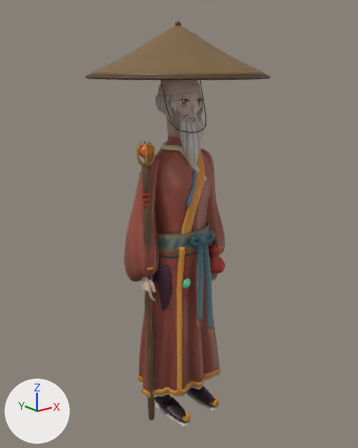
A saved change to the glTF model assets/characters/fire_sage.glb.
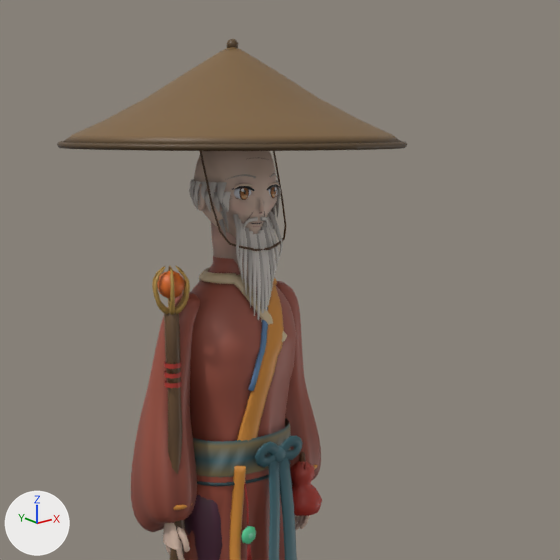
Each version is shown whole from a 50 mm camera at (-1.551, -1.936, 1.864) aimed at (0.012, 0.019, 1.082), then close up on the part from 15% to 98% of the width and 0% to 66% of the height. Every picture has the same lights, and +X, +Y and +Z are marked at lower left. The older version's two pictures come first. Vertices at exactly the same position are counted once.

In view in the first close-up: 'body'.
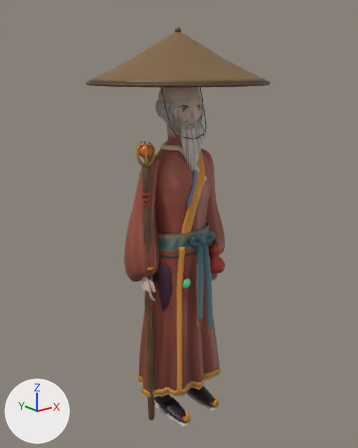
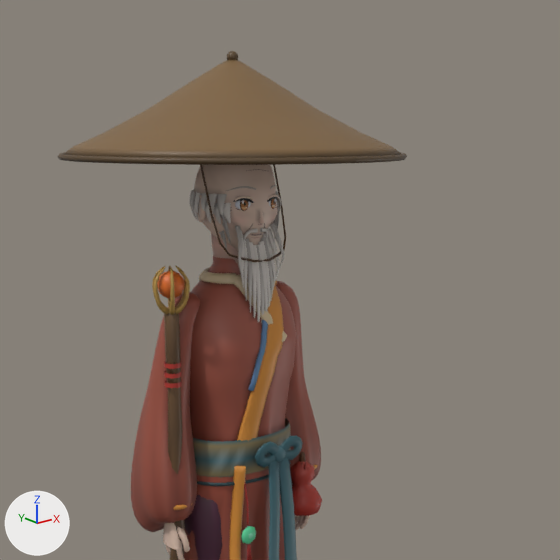
Edits to the bpy script that builds the scene:
```text
Change me_body:
    used by ob_body; location = (0.0, 0.0, 0.0)
    remove me_body.from_pydata(...)  # 18649 vertices, 35604 faces; spans x -0.44..0.44, y -0.43..0.45, z 0.0..2.08
    add me_body.from_pydata(...)  # 18650 vertices, 35606 faces; spans x -0.44..0.44, y -0.43..0.45, z 0.0..2.05
    me_body part 1: the loose piece of 282 vertices spanning x -0.43..0.43, y -0.42..0.44, z 1.83..2.06 is moved by (0.0, 0.0, -0.03)
    me_body part 2: the loose piece of 205 vertices spanning x -0.44..0.44, y -0.43..0.45, z 1.82..1.83 is moved by (0.0, 0.0, -0.03)
    me_body part 3: 15 loose pieces with 900 vertices, spanning x -0.09..0.09, y -0.11..-0.06, z 1.64..1.8, are deleted
    me_body part 4: 1260 vertices moved within x -0.28..0.28, y -0.17..0.13, z 0.02..1.77; 4884 vertices removed from x -0.12..0.12, y -0.12..0.13, z 1.34..2.08; 5443 vertices added at x -0.12..0.12, y -0.12..0.13, z 1.32..2.04
    other edits to the shape of me_body do not show in these pictures
```

Boxes [x1, y1, x2, y2] around the edits, measured in the close-ups (560 x 560 px; the box of a moved part takes in the faces that stretch with it):
'body', reshaped
    before: [57, 39, 408, 560]
    after: [57, 51, 407, 560]
part 1 of me_body, moved or reshaped
    before: [63, 47, 402, 145]
    after: [64, 59, 402, 158]
part 2 of me_body, moved or reshaped
    before: [57, 141, 408, 151]
    after: [57, 152, 407, 165]
part 3 of me_body, deleted
    before: [225, 157, 280, 223]
part 4 of me_body, moved or reshaped
    before: [150, 39, 317, 560]
    after: [150, 52, 317, 560]
